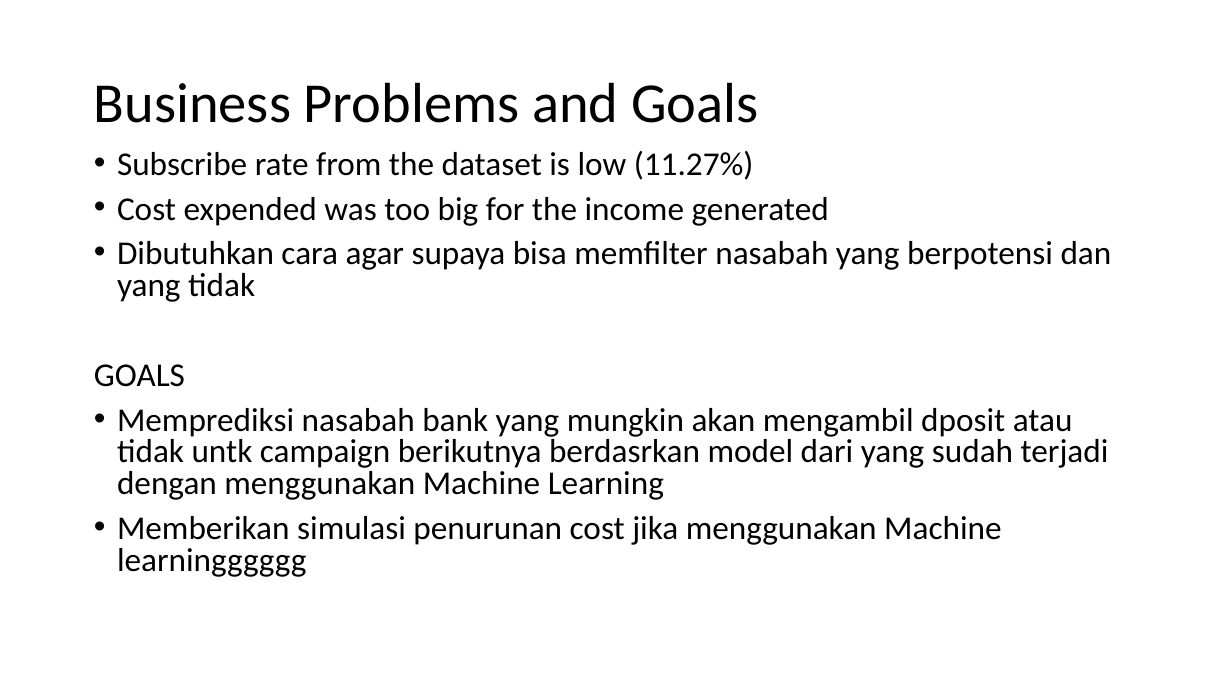
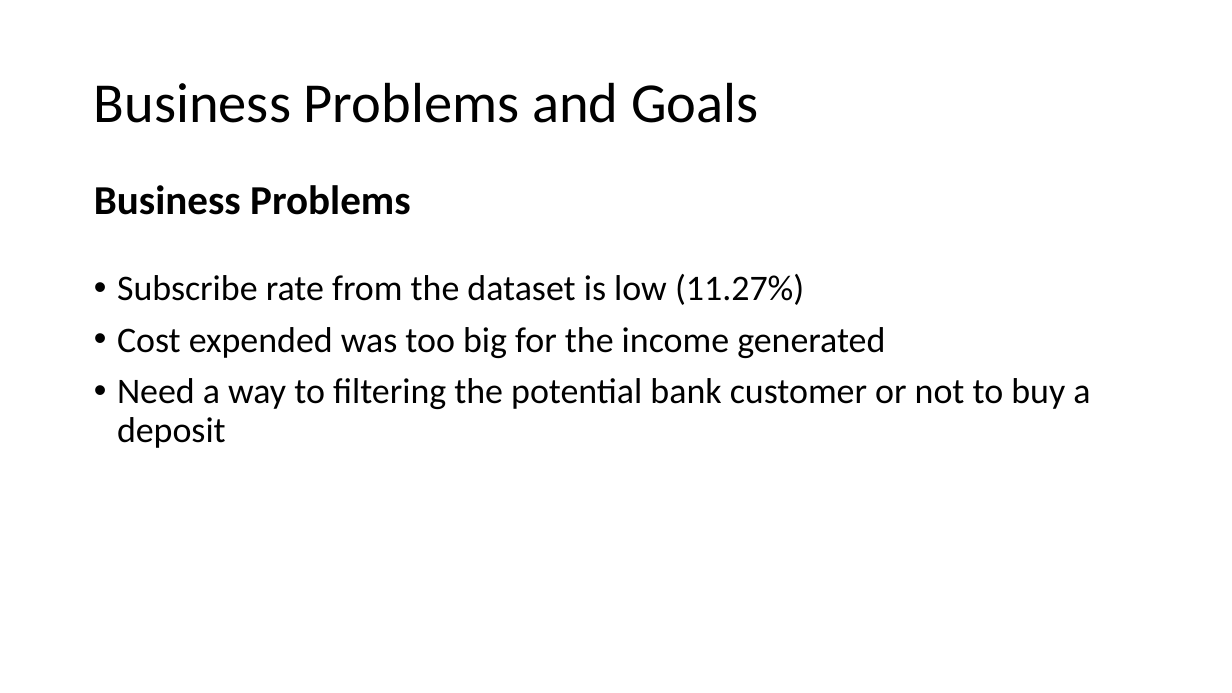
Before and after one commit to abdullahayas123/Tes-Model-Marketing-Scipy, a slide deck: slide 9 of Presentation.pptx (slide 7 before the commit). Drawn at 1232x693 pixels with LibreOffice and Linux fonts; fonts in the diff are those of the drawing. Boxes give left, top, right and bottom in pixels: in the first picture for what was removed or moved away, otherwise in the second. Text is boxed around its words. In the diff, an @@ line names an element or a change of style, - is before the commit and + after.

```diff
--- a/Presentation.pptx
+++ b/Presentation.pptx
@@ text added at (x1=94, y1=185, x2=411, y2=215), 32 pt, text #000000, bold @@
+Business Problems
@@ text "Subscribe rate from the dataset ..." moved from (x1=94, y1=151, x2=1112, y2=577) to (x1=117, y1=274, x2=1090, y2=448) @@
@@ text at (x1=117, y1=274, x2=885, y2=358): size 25.9 to 28 pt in "Subscribe rate from the dataset is low ...", "Cost expended was too big for the ..."; line spacing 0.8 to 0.9 @@
@@ text at (x1=117, y1=378, x2=1090, y2=448): text changed; size 25.9 to 28 pt @@
-• Dibutuhkan cara agar supaya bisa memfilter nasabah yang berpotensi dan yang tidak
-GOALS
-• Memprediksi nasabah bank yang mungkin akan mengambil dposit atau tidak untk campaign berikutnya berdasrkan model dari yang sudah terjadi dengan menggunakan Machine Learning
-• Memberikan simulasi penurunan cost jika menggunakan Machine learningggggg
+• Need a way to filtering the potential bank customer or not to buy a deposit
```
Also in this commit, not shown: 1 other slide changed, 25 slides added, 2 slides removed.
